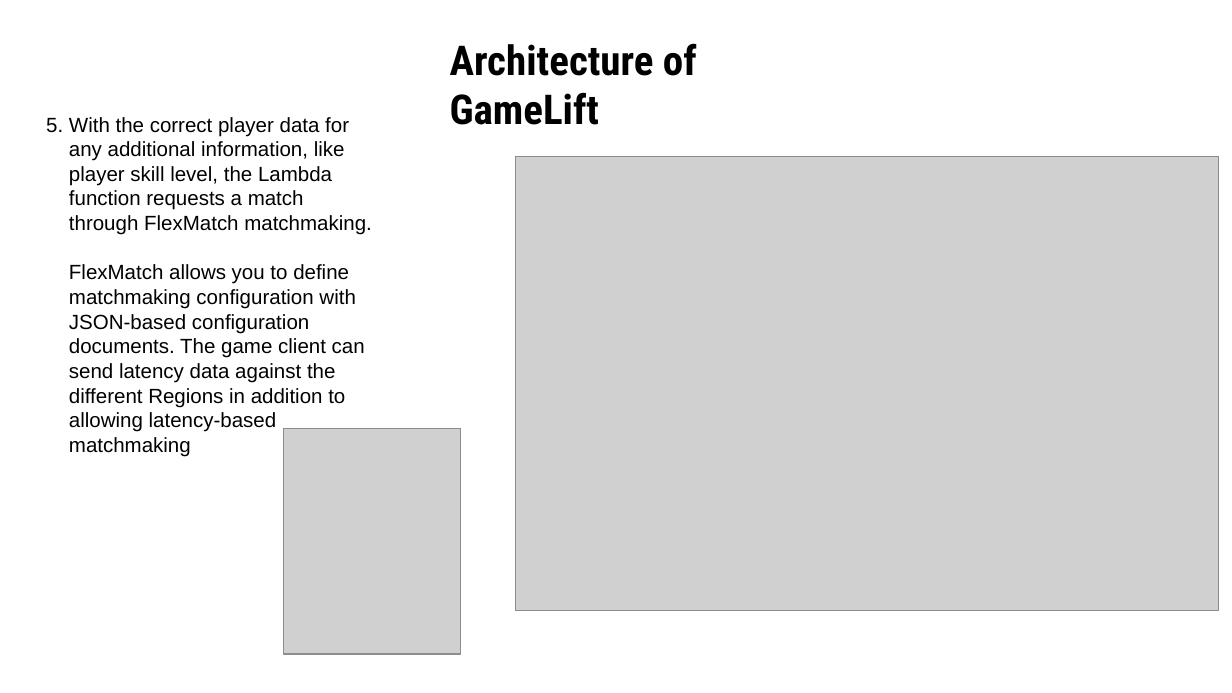
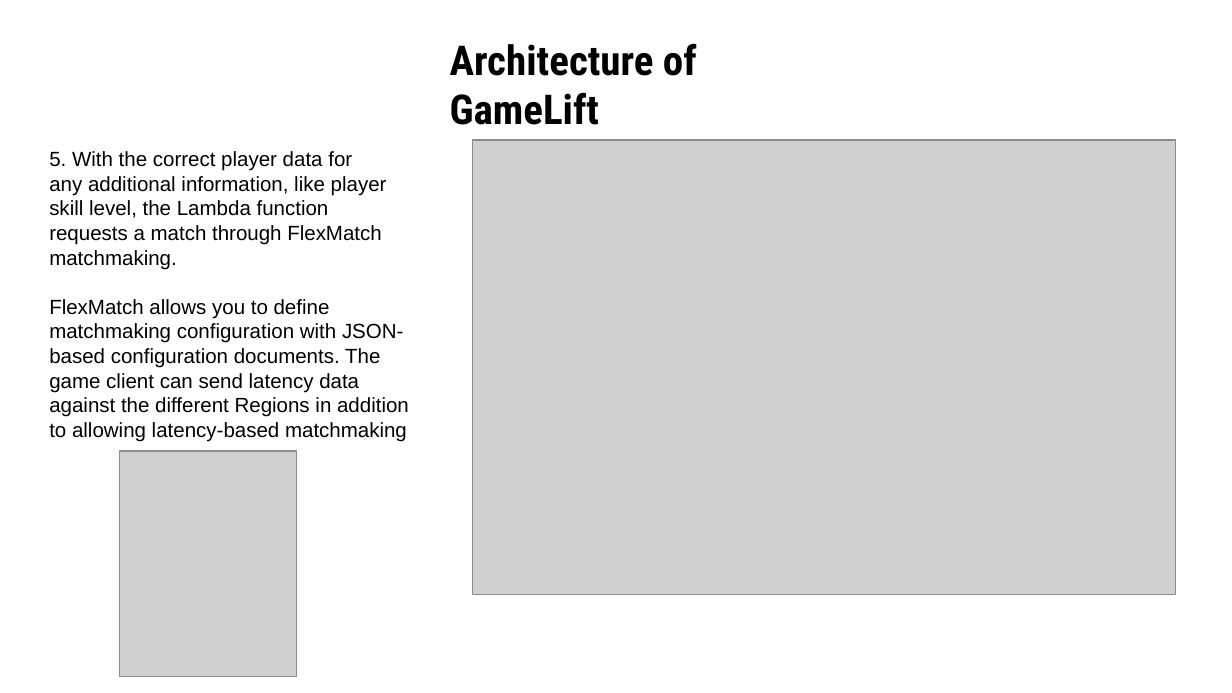
Before and after one commit to SaurabhYadav388/misc_works, a slide deck: slide 28 of Cloud_PPT/Shosau.pptx. Drawn at 1232x693 pixels with LibreOffice and Linux fonts; fonts in the diff are those of the drawing; grey boxes stand for pictures. Boxes give left, top, right and bottom in pixels: in the first picture for what was removed or moved away, otherwise in the second. Text is boxed around its words. In the diff, an @@ line names an element or a change of style, - is before the commit and + after.

```diff
--- a/Cloud_PPT/Shosau.pptx
+++ b/Cloud_PPT/Shosau.pptx
@@ text "5. With the correct player ..." rewrapped from (x1=46, y1=117, x2=372, y2=457) to (x1=49, y1=151, x2=409, y2=442) @@
@@ picture moved from (x1=515, y1=156, x2=1218, y2=611) to (x1=473, y1=140, x2=1177, y2=595) @@
@@ picture moved from (x1=283, y1=429, x2=461, y2=654) to (x1=120, y1=451, x2=297, y2=676) @@
```
Also in this commit, not shown: 6 other slides changed, 1 slide added, 11 slides removed, 1 other file.
